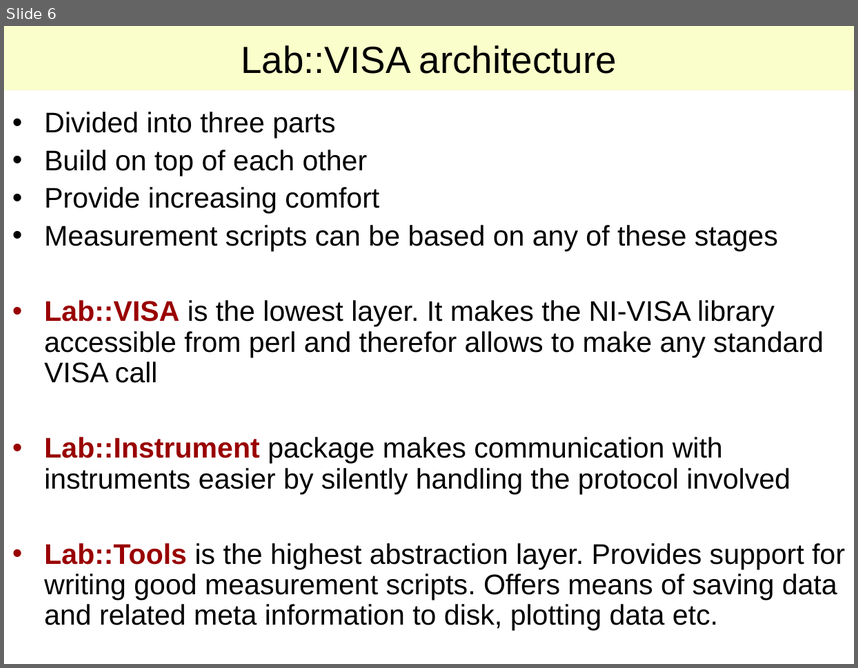
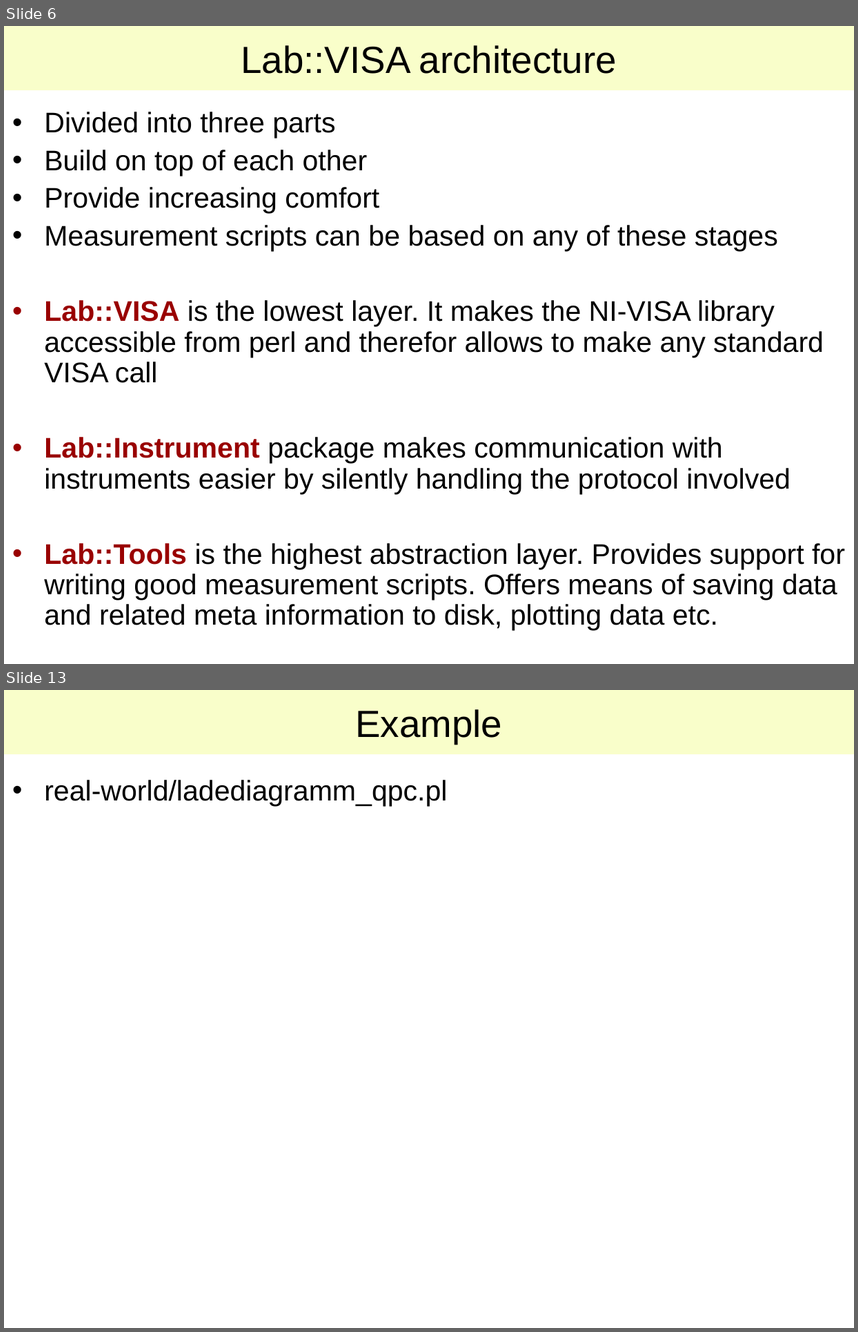
Before and after one commit to lab-measurement/Lab-VISA, a slide deck: Tutorial/Talk/Lab-VISA.ppt. Shown one above the other, each under a label of ours: slide 6 before the commit, slides 6 and 13 after it; the slides between them are not shown. The pictures are 858x668 and 858x1332 pixels, drawn with LibreOffice and Linux fonts; fonts in the diff are those of the drawing. Boxes give left, top, right and bottom in pixels: in the first picture for what was removed or moved away, otherwise in the second. Text is boxed around its words. In the diff, an @@ line names an element or a change of style, - is before the commit and + after.

```diff
--- a/Tutorial/Talk/Lab-VISA.ppt
+++ b/Tutorial/Talk/Lab-VISA.ppt
@@ slide 13 added at [4, 690, 854, 1328], background #FFFFFF @@
@@ title added at [4, 690, 854, 755], fill #F9FECA, 32 pt, text #000000 @@
+Example
@@ text added at [44, 780, 447, 806], 24 pt, text #000000 @@
+• real-world/ladediagramm_qpc.pl
```
Also in this commit, not shown: 5 slides changed, 6 other slides added, 7 other files.
